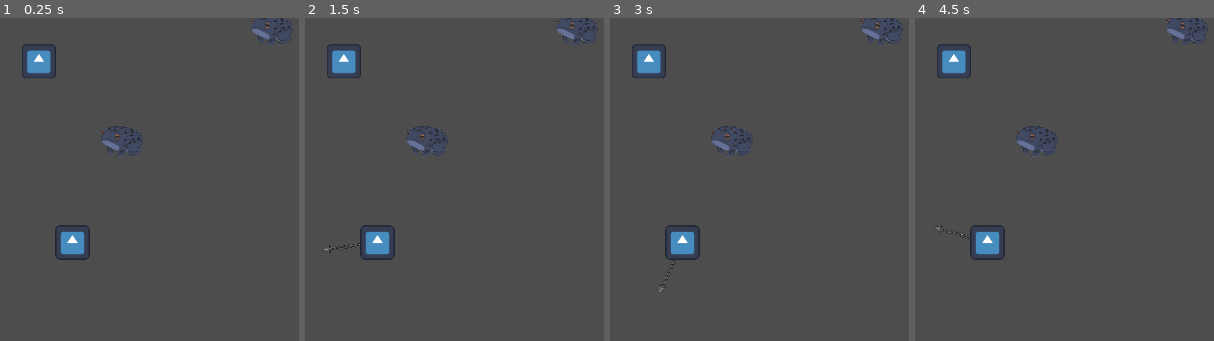
Above: before the commit, frames 1-4 (left to right).
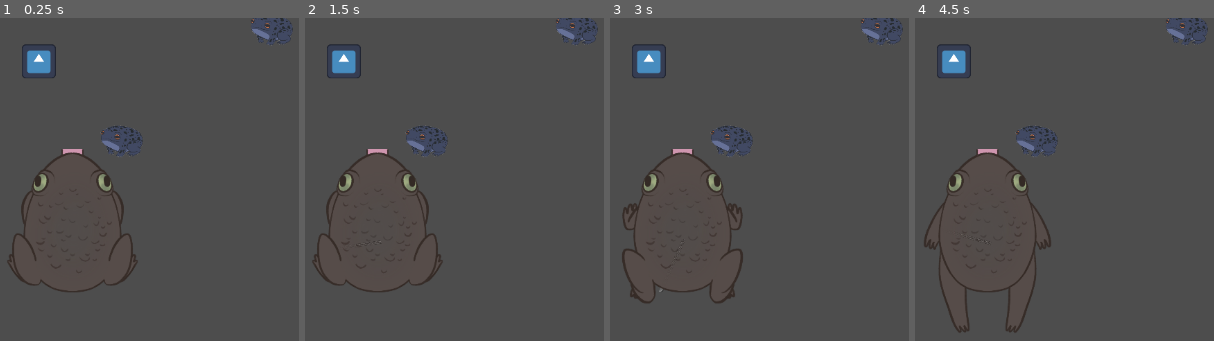
Above: after the commit, the same moments.

Repository: ygda-org/frog-jam
Game: Godot game, scene res://scenes/main.tscn
The game is run twice, just before and just after one commit, with the same random seed, the same clock (stepped at 60 frames per second) and the same inputs. The engine's default icon, where the game draws it, is replaced by a stand-in: a white triangle on a blue panel in a dark square.
Inputs (mouse positions are in pixels of both pictures, inside the frame that each line leads up to):
- Up to frame 1 (0.25 s): no input
- Up to frame 2 (1.5 s): move the mouse to (553, 221) at 0.52 s; click (553, 221) at 0.67 s; move the mouse to (outside the picture) at 1.27 s; click (outside the picture) at 1.42 s
- Up to frame 3 (3 s): move the mouse to (762, 143) at 2.02 s; click (762, 143) at 2.17 s; move the mouse to (642, 331) at 2.77 s; click (642, 331) at 2.92 s
- Up to frame 4 (4.5 s): move the mouse to (outside the picture) at 3.52 s; click (outside the picture) at 3.67 s; move the mouse to (outside the picture) at 4.27 s; click (outside the picture) at 4.42 s

The runs differ from the first frame. In frame 1, 2.8% of the frame differs, in the area x 2-47%, y 40-85%; in frame 2, 2.9%; in frame 3, 3.1%; in frame 4, 3.2%, in the area x 3-46%, y 40-98%.

Commit message:
froq animation

Diff:
--- a/scenes/player.tscn
+++ b/scenes/player.tscn
@@ -1,8 +1,58 @@
-[gd_scene load_steps=5 format=3 uid="uid://c6uk1avdiasqd"]
+[gd_scene load_steps=12 format=3 uid="uid://c6uk1avdiasqd"]
 
 [ext_resource type="PackedScene" uid="uid://bhd6ncjp8omr" path="res://scenes/tongue.tscn" id="1_g2els"]
 [ext_resource type="Script" uid="uid://d4cdeyno2gikw" path="res://scripts/player.gd" id="1_qhqgy"]
-[ext_resource type="Texture2D" uid="uid://bj67ayqtvecn5" path="res://icon.svg" id="2_qhqgy"]
+[ext_resource type="Texture2D" uid="uid://b8loamegpuhjf" path="res://assets/images/glass_pebble_frog_toad.png" id="3_qhqgy"]
+
+[sub_resource type="AtlasTexture" id="AtlasTexture_dqkch"]
+atlas = ExtResource("3_qhqgy")
+region = Rect2(0, 0, 500, 700)
+
+[sub_resource type="AtlasTexture" id="AtlasTexture_qlg0r"]
+atlas = ExtResource("3_qhqgy")
+region = Rect2(500, 0, 500, 700)
+
+[sub_resource type="AtlasTexture" id="AtlasTexture_tuyoq"]
+atlas = ExtResource("3_qhqgy")
+region = Rect2(1000, 0, 500, 700)
+
+[sub_resource type="AtlasTexture" id="AtlasTexture_fjrip"]
+atlas = ExtResource("3_qhqgy")
+region = Rect2(1500, 0, 500, 700)
+
+[sub_resource type="AtlasTexture" id="AtlasTexture_smehm"]
+atlas = ExtResource("3_qhqgy")
+region = Rect2(2000, 0, 500, 700)
+
+[sub_resource type="AtlasTexture" id="AtlasTexture_ur7pv"]
+atlas = ExtResource("3_qhqgy")
+region = Rect2(2500, 0, 500, 700)
+
+[sub_resource type="SpriteFrames" id="SpriteFrames_y4r1p"]
+animations = [{
+"frames": [{
+"duration": 1.0,
+"texture": SubResource("AtlasTexture_dqkch")
+}, {
+"duration": 1.0,
+"texture": SubResource("AtlasTexture_qlg0r")
+}, {
+"duration": 1.0,
+"texture": SubResource("AtlasTexture_tuyoq")
+}, {
+"duration": 1.0,
+"texture": SubResource("AtlasTexture_fjrip")
+}, {
+"duration": 1.0,
+"texture": SubResource("AtlasTexture_smehm")
+}, {
+"duration": 1.0,
+"texture": SubResource("AtlasTexture_ur7pv")
+}],
+"loop": true,
+"name": &"default",
+"speed": 5.0
+}]
 
 [sub_resource type="RectangleShape2D" id="RectangleShape2D_dqkch"]
 size = Vector2(121, 120)
@@ -13,8 +63,9 @@
 
 [node name="Tongue" parent="." instance=ExtResource("1_g2els")]
 
-[node name="Sprite2D" type="Sprite2D" parent="."]
-texture = ExtResource("2_qhqgy")
+[node name="Anim" type="AnimatedSprite2D" parent="."]
+sprite_frames = SubResource("SpriteFrames_y4r1p")
+autoplay = "default"
 
 [node name="CollisionShape2D" type="CollisionShape2D" parent="."]
 position = Vector2(-0.5, 0)
Binary file added: assets/images/glass_pebble_frog_toad.png
Not shown, added: assets/images/glass_pebble_frog_toad.png.import
Not shown: 1 places in scenes/test_creature.tscn that only renumber resources
